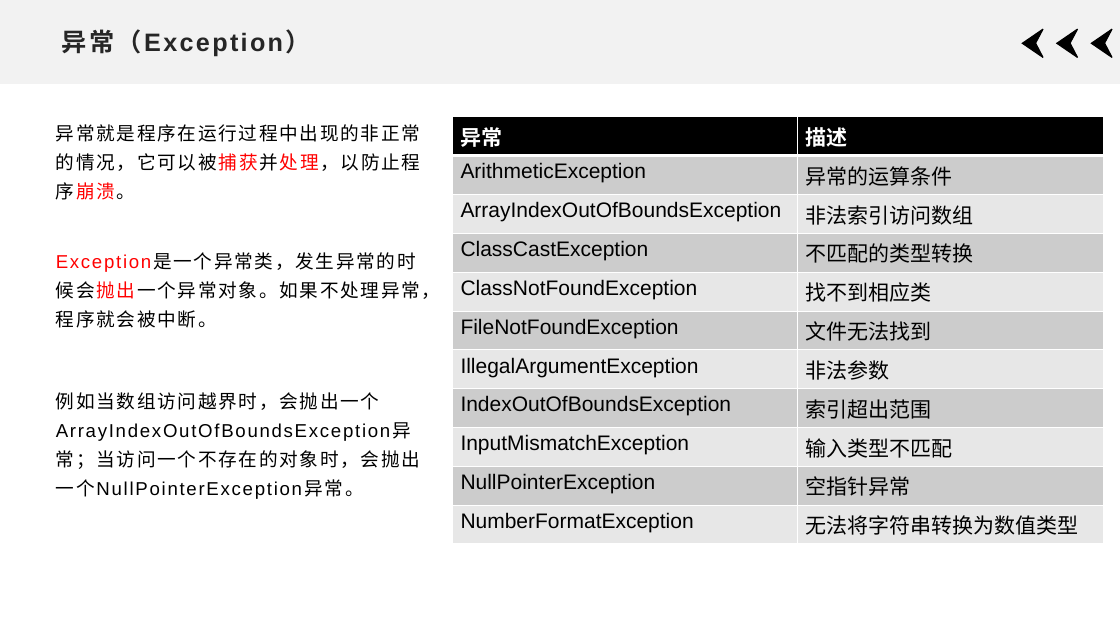
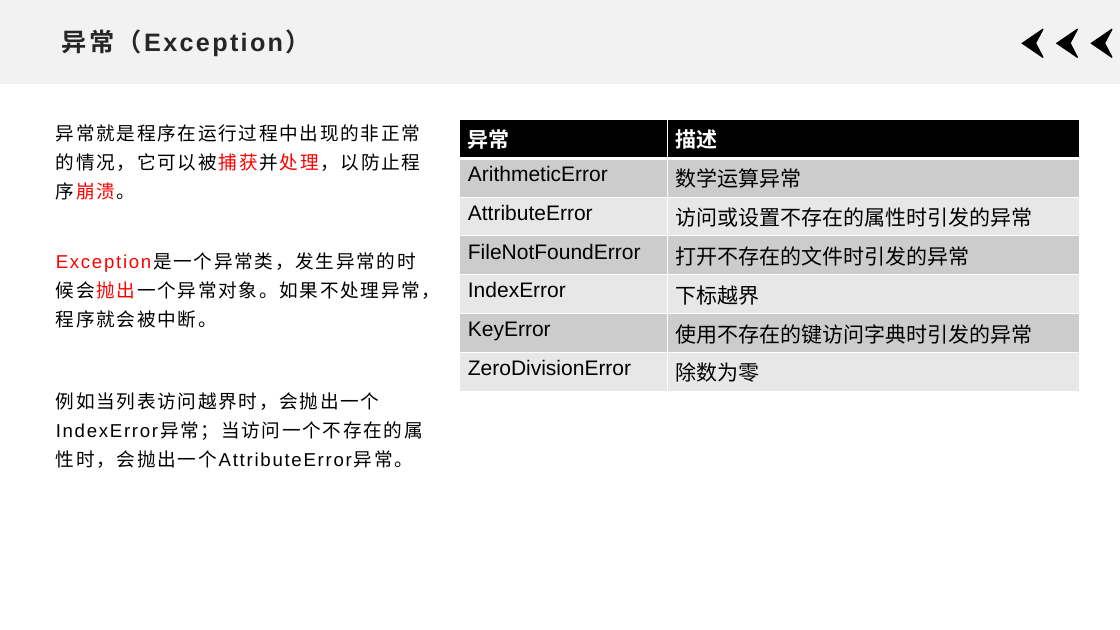
Before and after one commit to xdai02/Python, a slide deck: slide 3 of slides/Chapter9.pptx. Drawn at 1120x630 pixels with LibreOffice and Linux fonts; fonts in the diff are those of the drawing. Boxes give left, top, right and bottom in pixels: in the first picture for what was removed or moved away, otherwise in the second. Text is boxed around its words. In the diff, an @@ line names an element or a change of style, - is before the commit and + after.

```diff
--- a/slides/Chapter9.pptx
+++ b/slides/Chapter9.pptx
@@ table at box(460, 119, 1080, 386) @@
-row 2: ArithmeticException | 异常的运算条件
-row 3: ArrayIndexOutOfBoundsException | 非法索引访问数组
-row 4: ClassCastException | 不匹配的类型转换
-row 5: ClassNotFoundException | 找不到相应类
-row 6: FileNotFoundException | 文件无法找到
-row 7: IllegalArgumentException | 非法参数
-row 8: IndexOutOfBoundsException | 索引超出范围
-row 9: InputMismatchException | 输入类型不匹配
-row 10: NullPointerException | 空指针异常
-row 11: NumberFormatException | 无法将字符串转换为数值类型
+row 2: ArithmeticError | 数学运算异常
+row 3: AttributeError | 访问或设置不存在的属性时引发的异常
+row 4: FileNotFoundError | 打开不存在的文件时引发的异常
+row 5: IndexError | 下标越界
+row 6: KeyError | 使用不存在的键访问字典时引发的异常
+row 7: ZeroDivisionError | 除数为零
@@ table: place and size @@
-table at box(452, 117, 1104, 539)
+table at box(460, 119, 1080, 386)
@@ text at box(56, 392, 423, 468): text changed @@
-例如当数组访问越界时，会抛出一个ArrayIndexOutOfBoundsException异常；当访问一个不存在的对象时，会抛出一个NullPointerException异常。
+例如当列表访问越界时，会抛出一个IndexError异常；当访问一个不存在的属性时，会抛出一个AttributeError异常。
```
Also in this commit, not shown: 8 other slides changed, 2 slides removed, 14 other files.
